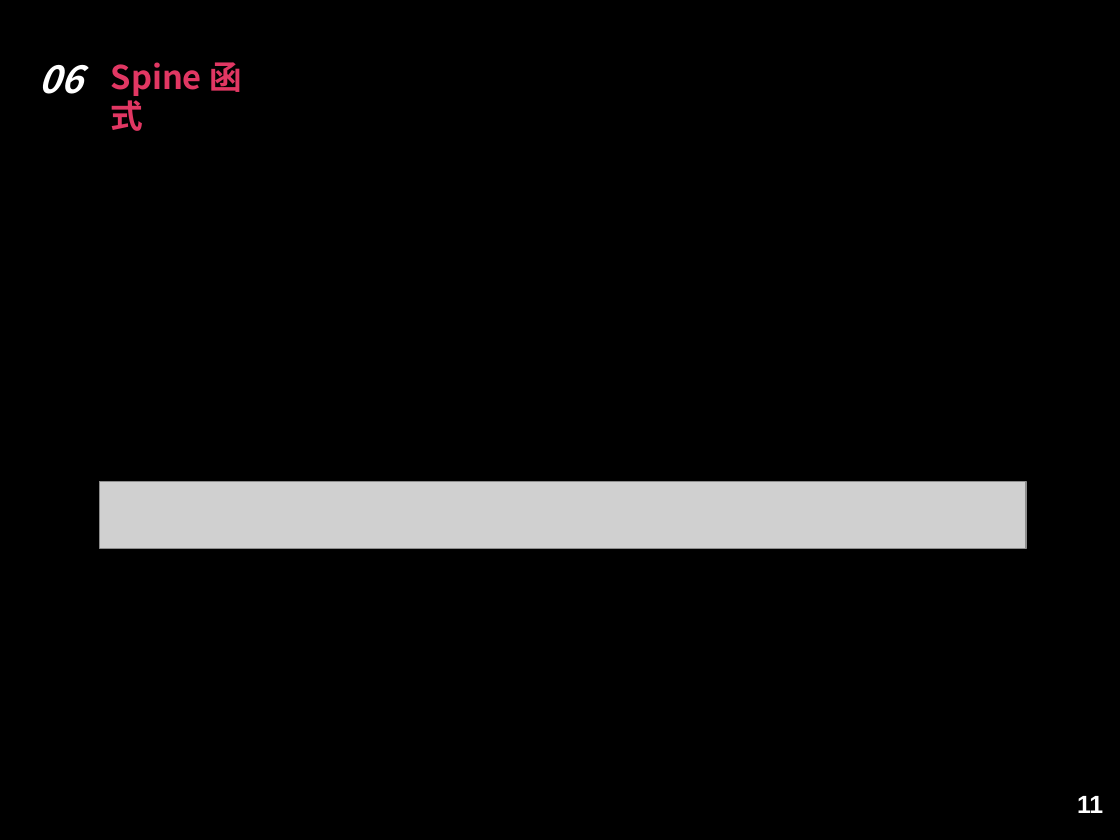
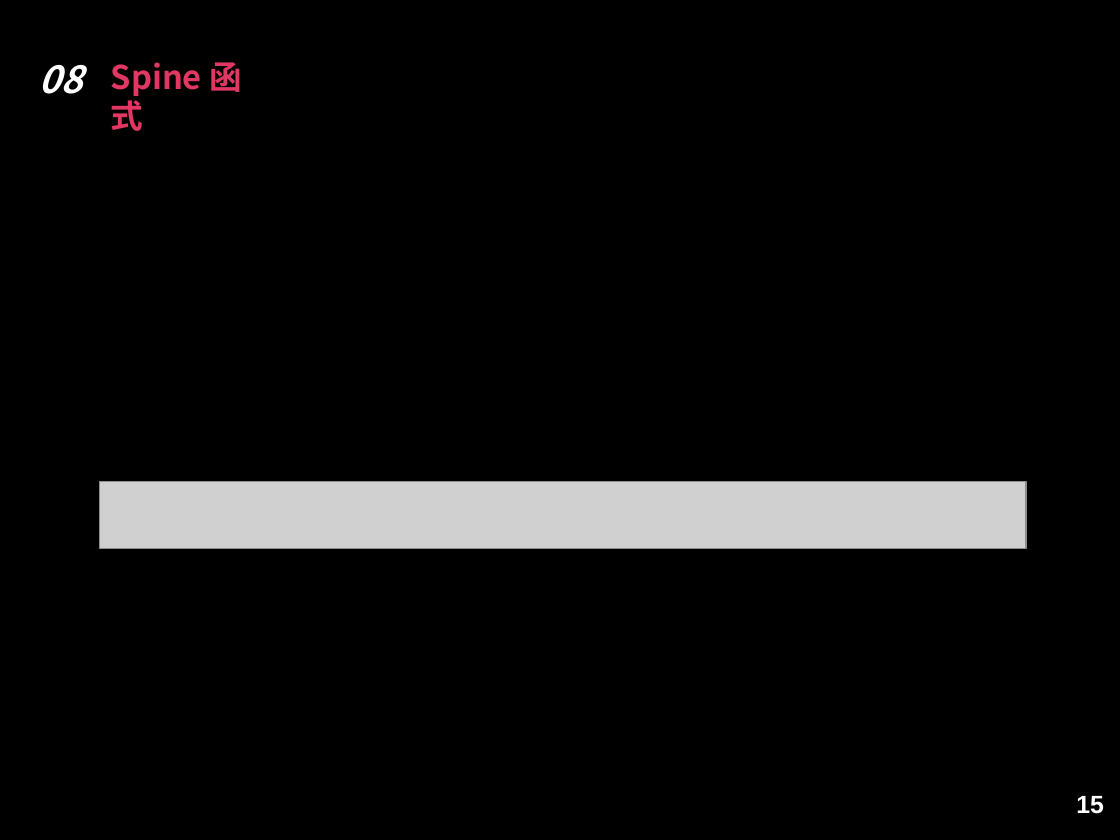
Before and after one commit to t3080238/Spine, a slide deck: slide 15 of week11/Pixi spine.pptx (slide 11 before the commit). Drawn at 1120x840 pixels with LibreOffice and Linux fonts; fonts in the diff are those of the drawing; grey boxes stand for pictures; background and template pictures are left out. Boxes give left, top, right and bottom in pixels: in the first picture for what was removed or moved away, otherwise in the second. Text is boxed around its words. In the diff, an @@ line names an element or a change of style, - is before the commit and + after.

```diff
--- a/week11/Pixi spine.pptx
+++ b/week11/Pixi spine.pptx
@@ text at (38,65,82,94): text changed @@
-06
+08
@@ page number at (1076,796,1104,814): text changed @@
-11
+15
```
Also in this commit, not shown: 7 other slides changed, 10 slides added, 1 slide removed, 2 other files.
